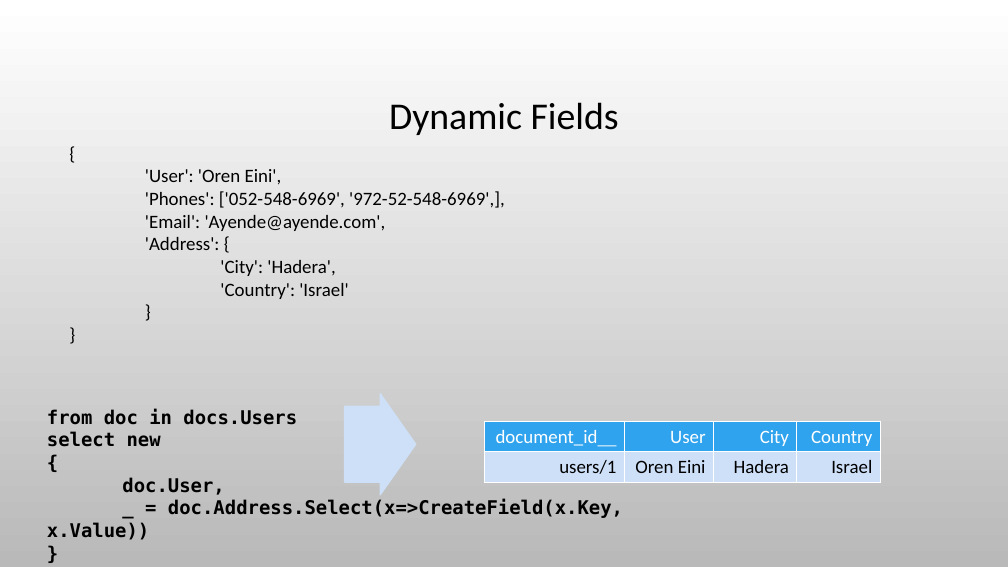
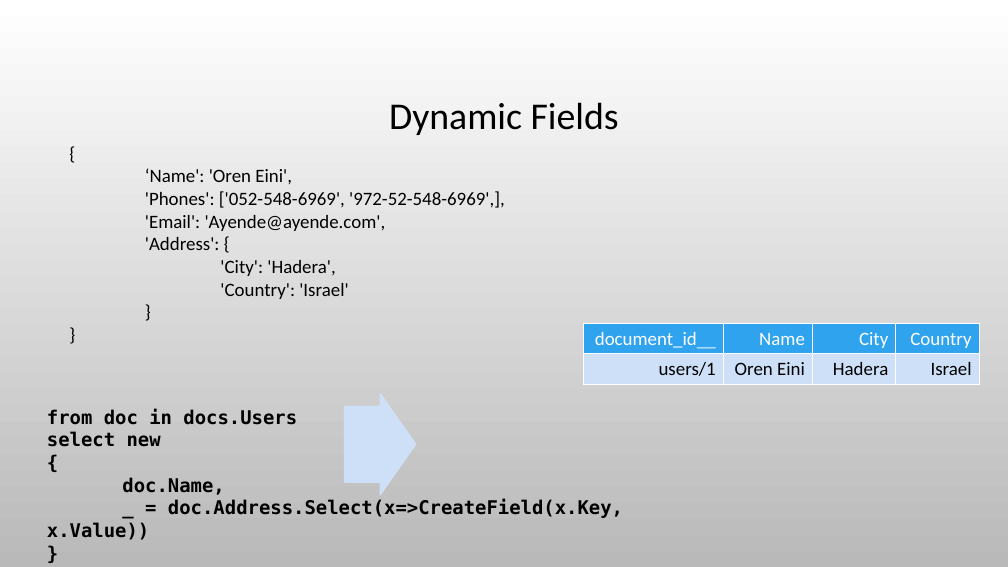
Before and after one commit to myarichuk/SeminarStuff, a slide deck: slide 13 of Presentations/Indexes.pptx. Drawn at 1008x567 pixels with LibreOffice and Linux fonts; fonts in the diff are those of the drawing; background and template pictures are left out. Boxes give left, top, right and bottom in pixels: in the first picture for what was removed or moved away, otherwise in the second. Text is boxed around its words. In the diff, an @@ line names an element or a change of style, - is before the commit and + after.

```diff
--- a/Presentations/Indexes.pptx
+++ b/Presentations/Indexes.pptx
@@ text at [145,168,292,184]: text changed @@
-'User': 'Oren Eini',
+‘Name': 'Oren Eini',
@@ table at [584,324,979,430] @@
-row 1, column 2: User
+row 1, column 2: Name
@@ table: place and size @@
-table at [485,422,880,483]
+table at [584,324,979,430]
@@ text at [122,477,224,495]: text changed @@
-{
-doc.User,
+{
+doc.Name,
```
Also in this commit, not shown: 12 other slides changed, 1 slide removed, 12 other files.
